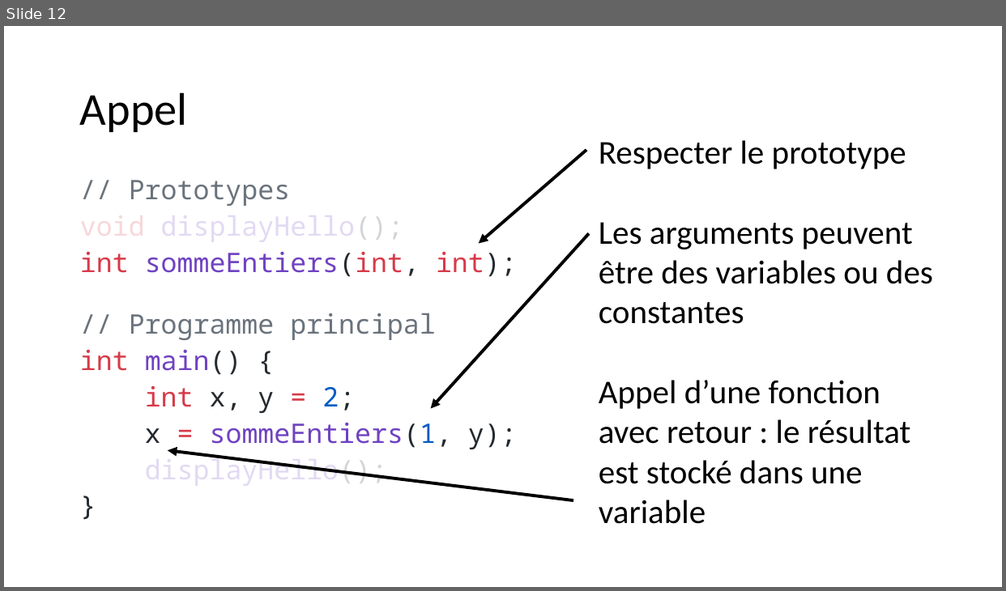
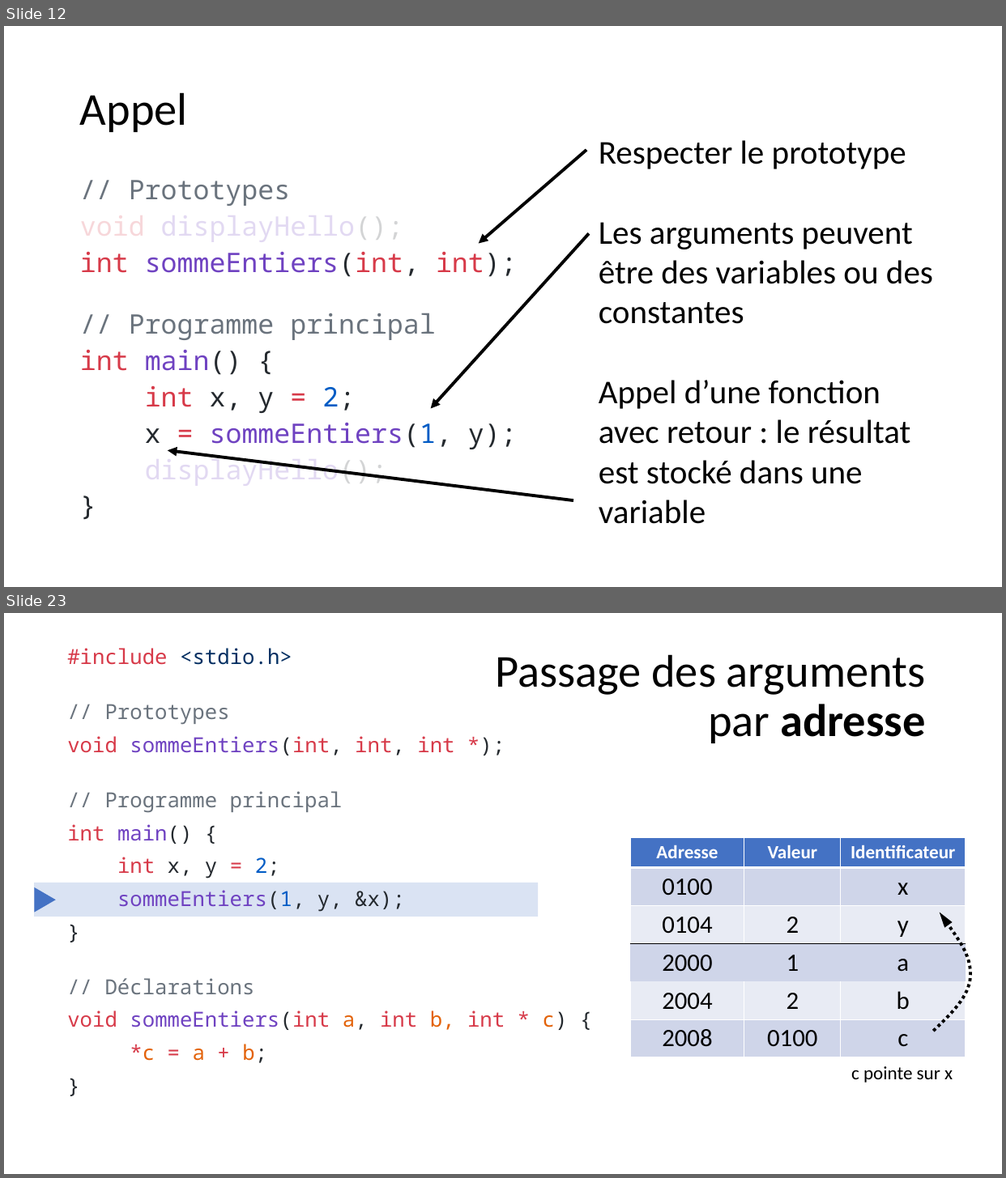
Before and after one commit to standard3/BTS1, a slide deck: 02_C/05_Fonctions/Fonctions.pptx. Shown one above the other, each under a label of ours: slide 12 before the commit, slides 12 and 23 after it; the slides between them are not shown. The pictures are 1006x591 and 1006x1178 pixels, drawn with LibreOffice and Linux fonts; fonts in the diff are those of the drawing. Boxes give left, top, right and bottom in pixels: in the first picture for what was removed or moved away, otherwise in the second. Text is boxed around its words. In the diff, an @@ line names an element or a change of style, - is before the commit and + after.

```diff
--- a/02_C/05_Fonctions/Fonctions.pptx
+++ b/02_C/05_Fonctions/Fonctions.pptx
@@ slide 23 added at (x1=4, y1=613, x2=1002, y2=1174), background #FFFFFF @@
@@ text added at (x1=67, y1=648, x2=568, y2=1063), 20 pt, text #D73A49 @@
+#include <stdio.h>
+// Prototypes
+void sommeEntiers(int, int, int *);
+// Programme principal
+int main() {
+int x, y = 2;
+sommeEntiers(1, y, &x);
+}
+// Déclarations
+void sommeEntiers(int a, int b, int * c) {
+*c = a + b;
+}
@@ title added at (x1=495, y1=654, x2=925, y2=743), 44 pt, text #000000 @@
+Passage des arguments
+par adresse
@@ table added at (x1=631, y1=837, x2=965, y2=1055), 6 rows, 3 columns @@
+Adresse | Valeur | Identificateur
+0100 |  | x
+0104 | 2 | y
+2000 | 1 | a
+2004 | 2 | b
+2008 | 0100 | c
@@ rectangle added at (x1=34, y1=883, x2=538, y2=917), fill #DAE3F3 @@
@@ triangle added at (x1=34, y1=888, x2=56, y2=913), fill #4472C4 @@
@@ freeform shape added at (x1=934, y1=913, x2=970, y2=1032), outline #000000 3 pt dashed @@
@@ text added at (x1=851, y1=1067, x2=953, y2=1083), 18 pt, text #000000 @@
+c pointe sur x
```
Also in this commit, not shown: 1 slide changed, 11 other slides added, 6 other files.
